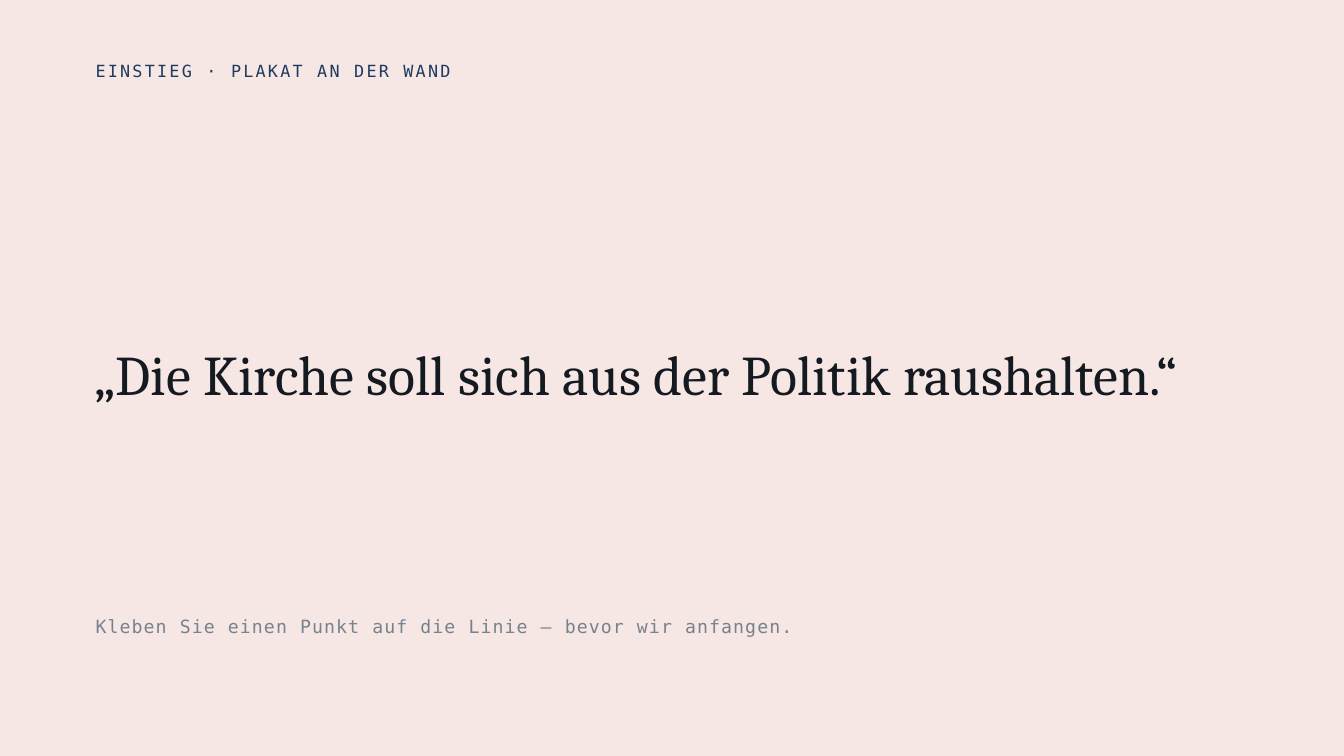
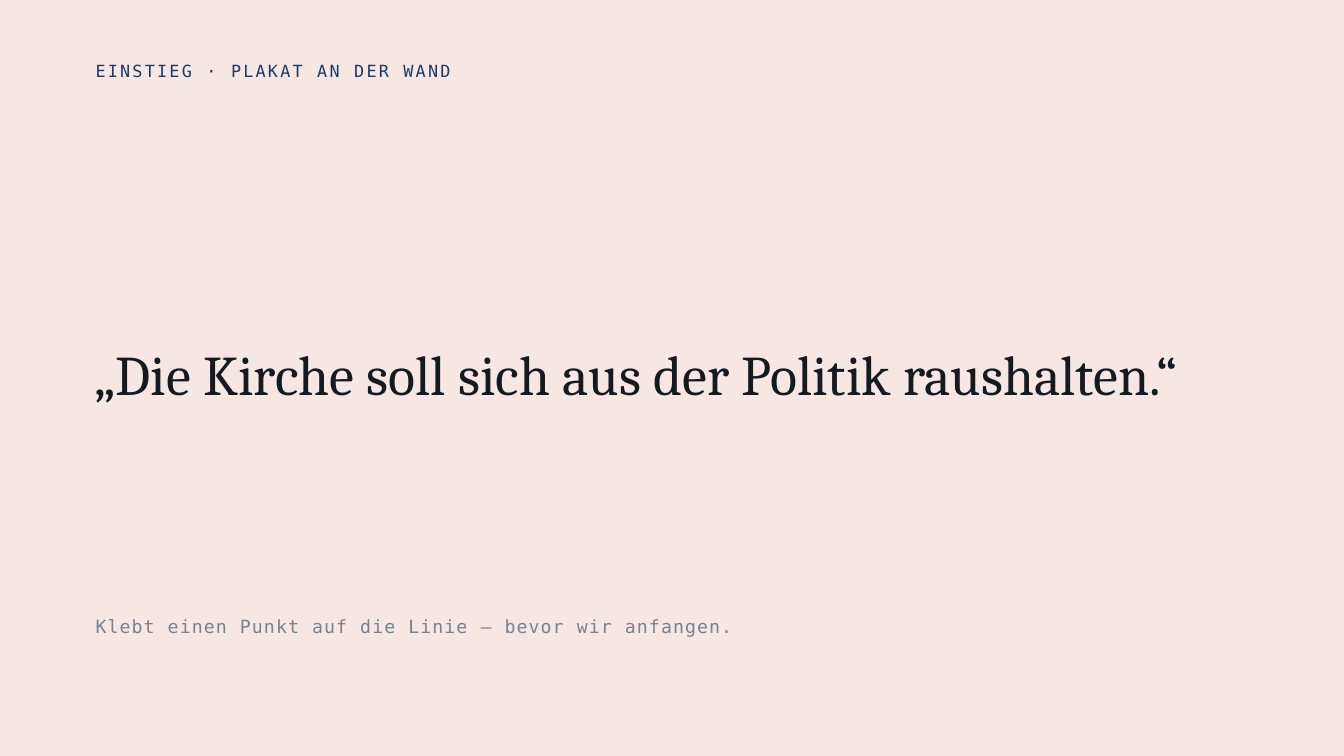
Before and after one commit to markuseckstein/teach, a slide deck: slide 51 of reli-kirche-und-staat/praesentation/Kirche-und-Staat-Beamer.pptx. Drawn at 1344x756 pixels with LibreOffice and Linux fonts; fonts in the diff are those of the drawing. Boxes give left, top, right and bottom in pixels: in the first picture for what was removed or moved away, otherwise in the second. Text is boxed around its words. In the diff, an @@ line names an element or a change of style, - is before the commit and + after.

```diff
--- a/reli-kirche-und-staat/praesentation/Kirche-und-Staat-Beamer.pptx
+++ b/reli-kirche-und-staat/praesentation/Kirche-und-Staat-Beamer.pptx
@@ text at bbox=[96, 619, 732, 637]: text changed @@
-Kleben Sie einen Punkt auf die Linie — bevor wir anfangen.
+Klebt einen Punkt auf die Linie — bevor wir anfangen.
```
Also in this commit, not shown: 9 other slides changed, 22 other files.
